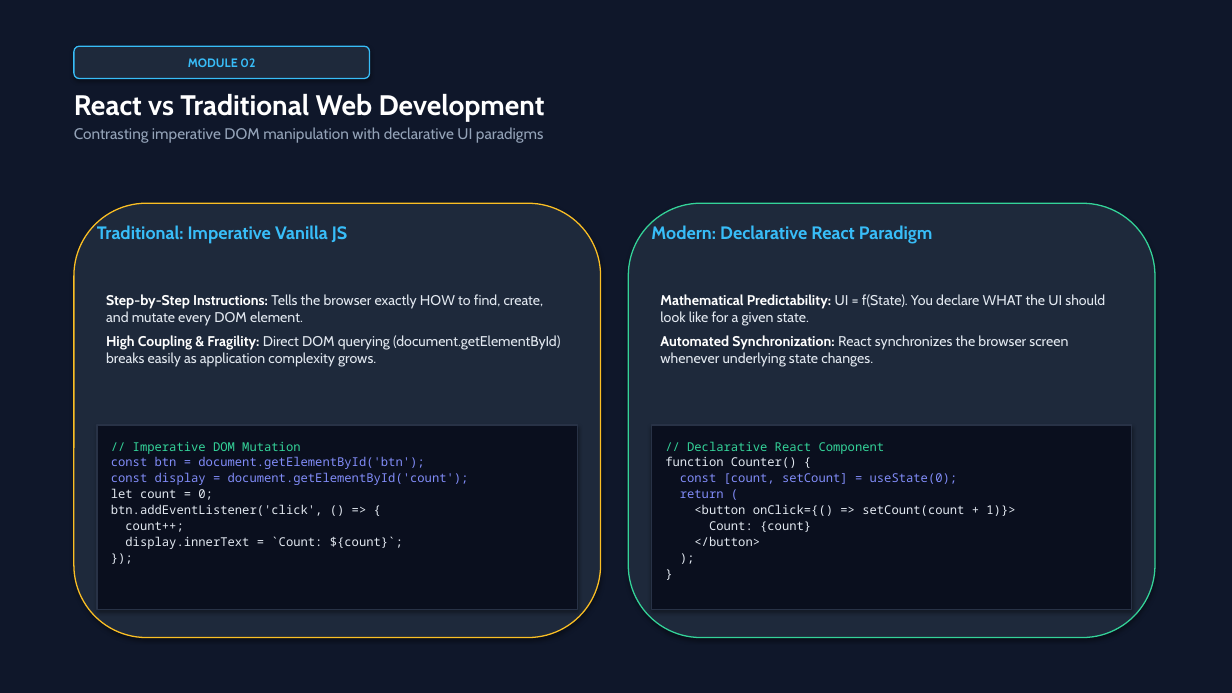
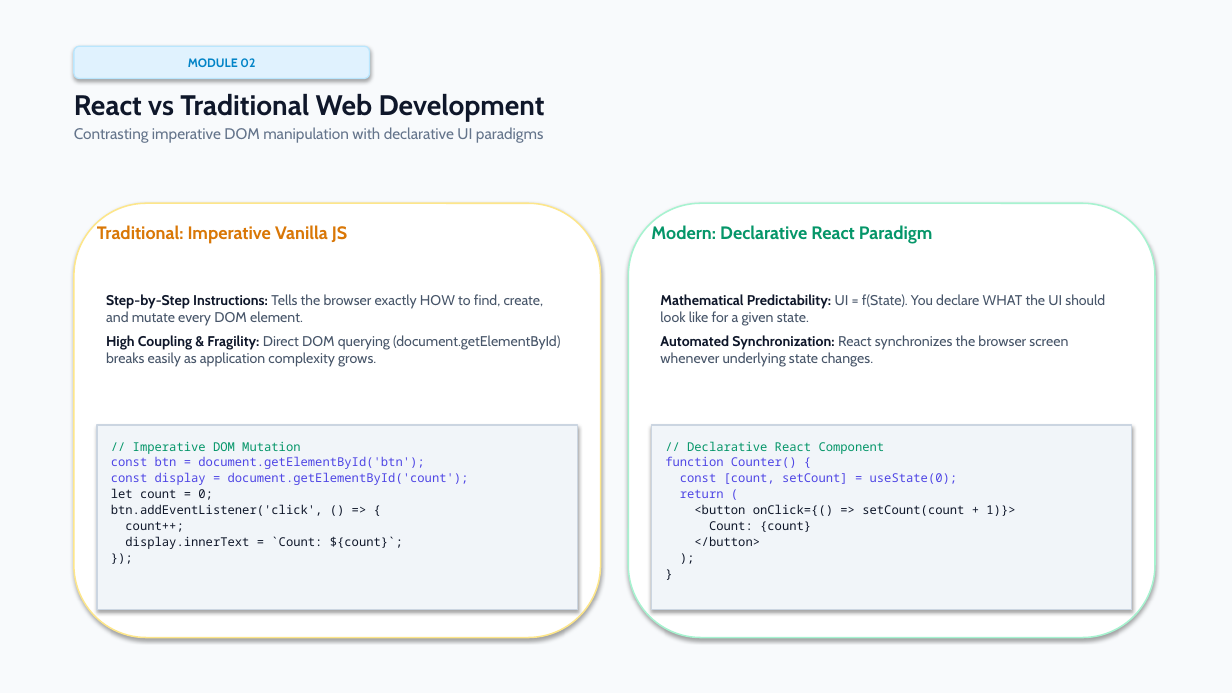
Before and after one commit to annamalai2912/mernStack, a slide deck: slide 4 of React_and_JSX_Masterclass.pptx. Drawn at 1232x693 pixels with LibreOffice and Linux fonts; fonts in the diff are those of the drawing. Boxes give left, top, right and bottom in pixels: in the first picture for what was removed or moved away, otherwise in the second. Text is boxed around its words. In the diff, an @@ line names an element or a change of style, - is before the commit and + after.

Commit message:
style: switch PowerPoint presentation to clean light color palette

```diff
--- a/React_and_JSX_Masterclass.pptx
+++ b/React_and_JSX_Masterclass.pptx
@@ rectangle at (x1=0, y1=0, x2=1232, y2=693): fill #0F172A to #F8FAFC @@
@@ rounded rectangle "MODULE 02" at (x1=74, y1=46, x2=370, y2=79): text colour #38BDF8 to #0284C7; fill #1E293B to #E0F2FE; outline #38BDF8 1 pt to #BAE6FD 1 pt @@
@@ text "React vs Traditional Web Development" at (x1=74, y1=94, x2=545, y2=143): text colour #FFFFFF to #0F172A in "React vs Traditional Web Development"; text colour #94A3B8 to #64748B in "Contrasting imperative DOM manipulation with declarative UI ..." @@
@@ rounded rectangle at (x1=74, y1=203, x2=601, y2=638): fill #1E293B to #FFFFFF; outline #FBBF24 1 pt to #FDE68A 1.2 pt @@
@@ rounded rectangle at (x1=628, y1=203, x2=1155, y2=638): fill #1E293B to #FFFFFF; outline #34D399 1 pt to #A7F3D0 1.2 pt @@
@@ text "Traditional: Imperative Vanilla JS" at (x1=97, y1=225, x2=347, y2=244): text colour #38BDF8 to #D97706 @@
@@ text "Modern: Declarative React Paradigm" at (x1=651, y1=225, x2=933, y2=244): text colour #38BDF8 to #059669 @@
@@ text "Step-by-Step Instructions: Tells the browser ..." at (x1=106, y1=294, x2=560, y2=367): text colour #FFFFFF to #0F172A in "Step-by-Step Instructions:", "High Coupling & Fragility:"; text colour #E2E8F0 to #475569 in "Tells the browser exactly HOW to find, ...", "Direct DOM querying (document.getElementById) breaks easily  ..." @@
@@ text "Mathematical Predictability: UI = f(State). ..." at (x1=660, y1=294, x2=1105, y2=367): text colour #FFFFFF to #0F172A in "Mathematical Predictability:", "Automated Synchronization:"; text colour #E2E8F0 to #475569 in "UI = f(State). You declare WHAT the ...", "React synchronizes the browser screen whenever underlying ..." @@
@@ rectangle at (x1=97, y1=425, x2=578, y2=610): fill #0A0F1E to #F1F5F9; outline #283246 1 pt to #CBD5E1 1 pt @@
@@ text "// Imperative DOM Mutation" at (x1=111, y1=441, x2=469, y2=549): text colour #34D399 to #059669 in "// Imperative DOM Mutation"; text colour #818CF8 to #4F46E5 in "const btn = document.getElementById('btn');", "const display = document.getElementById('count');"; text colour #E2E8F0 to #0F172A in "let count = 0;", "btn.addEventListener('click', () => {", "count++;", "display.innerText = `Count: ${count}`;" and 1 more places @@
@@ rectangle at (x1=652, y1=425, x2=1132, y2=610): fill #0A0F1E to #F1F5F9; outline #283246 1 pt to #CBD5E1 1 pt @@
@@ text "// Declarative React Component" at (x1=665, y1=441, x2=1015, y2=546): text colour #34D399 to #059669 in "// Declarative React Component"; text colour #E2E8F0 to #4F46E5 in "function Counter() {"; text colour #818CF8 to #4F46E5 in "const [count, setCount] = useState(0);", "return ("; text colour #E2E8F0 to #0F172A in "<button onClick={() => setCount(count + 1)}>", "Count: {count}", "</button>", ");" and 1 more places @@
```
Also in this commit, not shown: 16 other slides changed, 1 other file.
